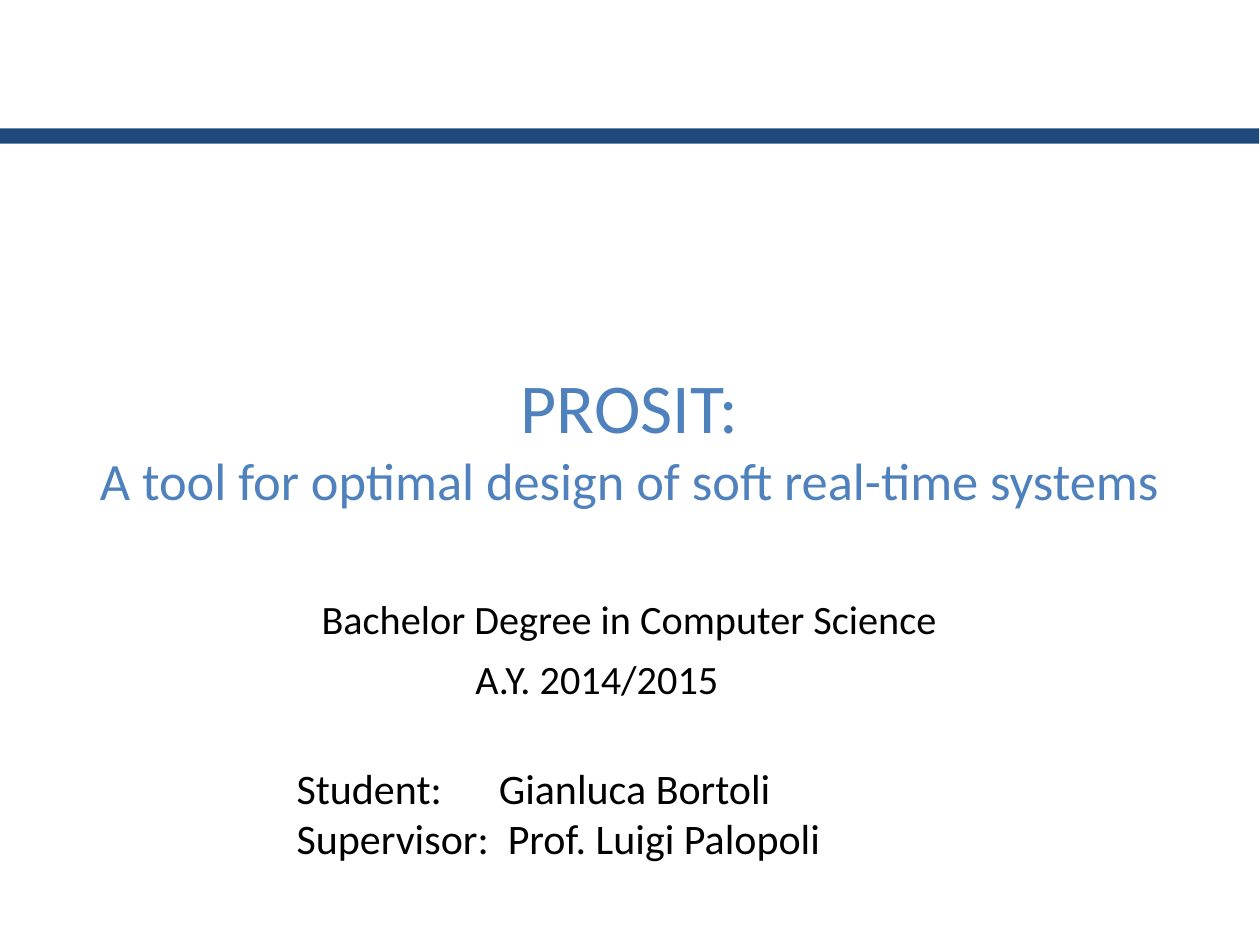
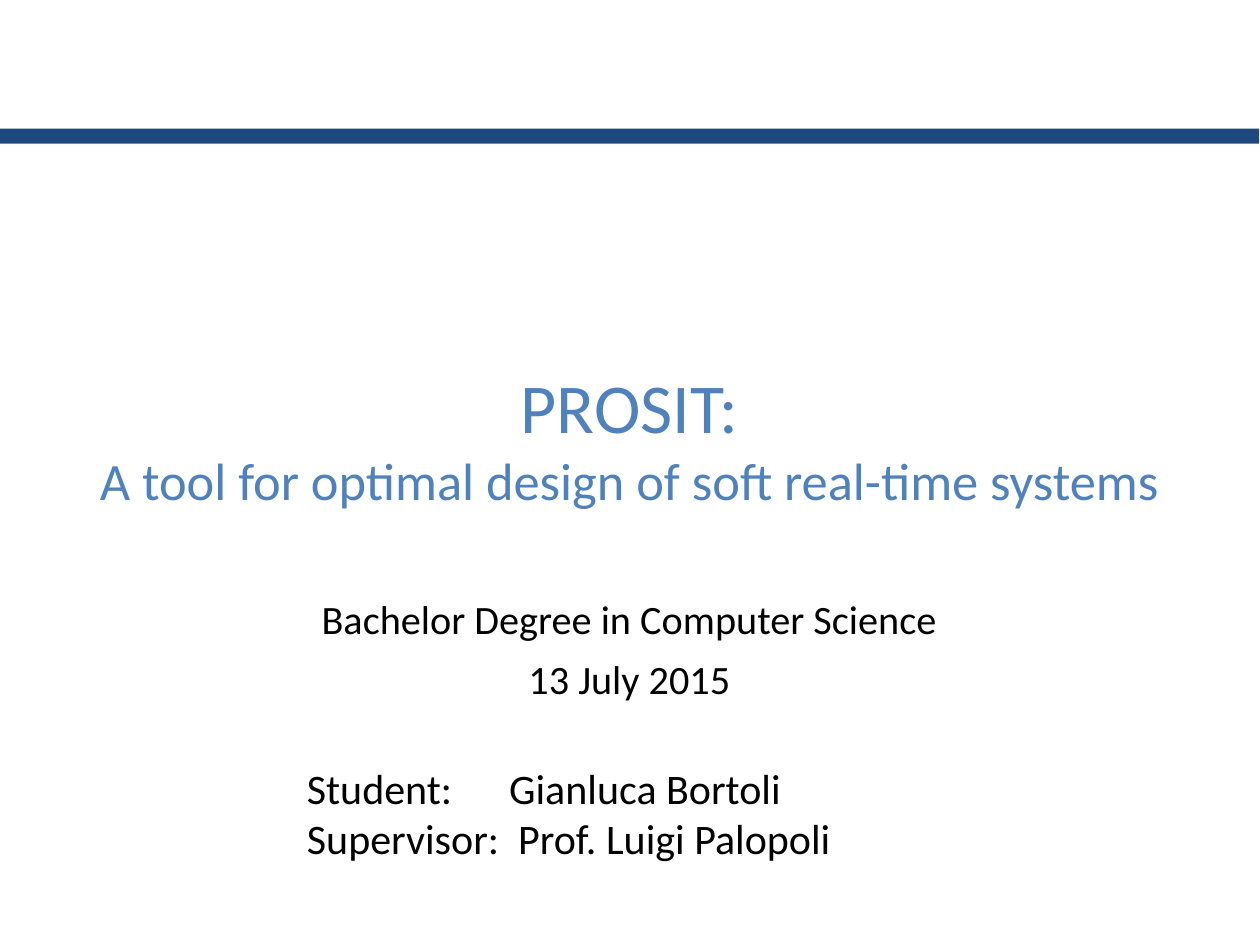
Before and after one commit to GianlucaBortoli/bachelorThesis, a slide deck: slide 1 of slides/slides.pptx. Drawn at 1260x945 pixels with LibreOffice and Linux fonts; fonts in the diff are those of the drawing; background and template pictures are left out. Boxes give left, top, right and bottom in pixels: in the first picture for what was removed or moved away, otherwise in the second. Text is boxed around its words. In the diff, an @@ line names an element or a change of style, - is before the commit and + after.

```diff
--- a/slides/slides.pptx
+++ b/slides/slides.pptx
@@ text at <box>528,666,731,701</box>: text changed @@
-A.Y. 2014/2015
+13 July 2015
@@ text "Student: Gianluca Bortoli": place and size @@
-text "Student: Gianluca Bortoli" at <box>297,774,771,805</box>
+text "Student: Gianluca Bortoli" at <box>307,774,781,805</box>
@@ text "Supervisor: Prof. Luigi Palopoli": place and size @@
-text "Supervisor: Prof. Luigi Palopoli" at <box>297,824,820,862</box>
+text "Supervisor: Prof. Luigi Palopoli" at <box>307,824,830,862</box>
```
Also in this commit, not shown: 4 other slides changed.
